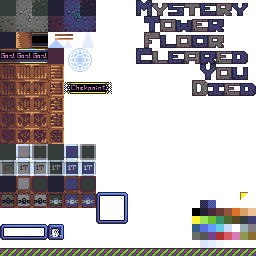
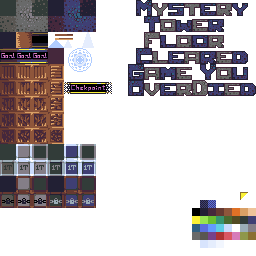
Layered file, before and after one edit (256px x 256px). Changes by layer:
painted on "tiled-messages" over left=128, top=64, right=192, bottom=96
hid "ui" over left=0, top=192, right=256, bottom=256
